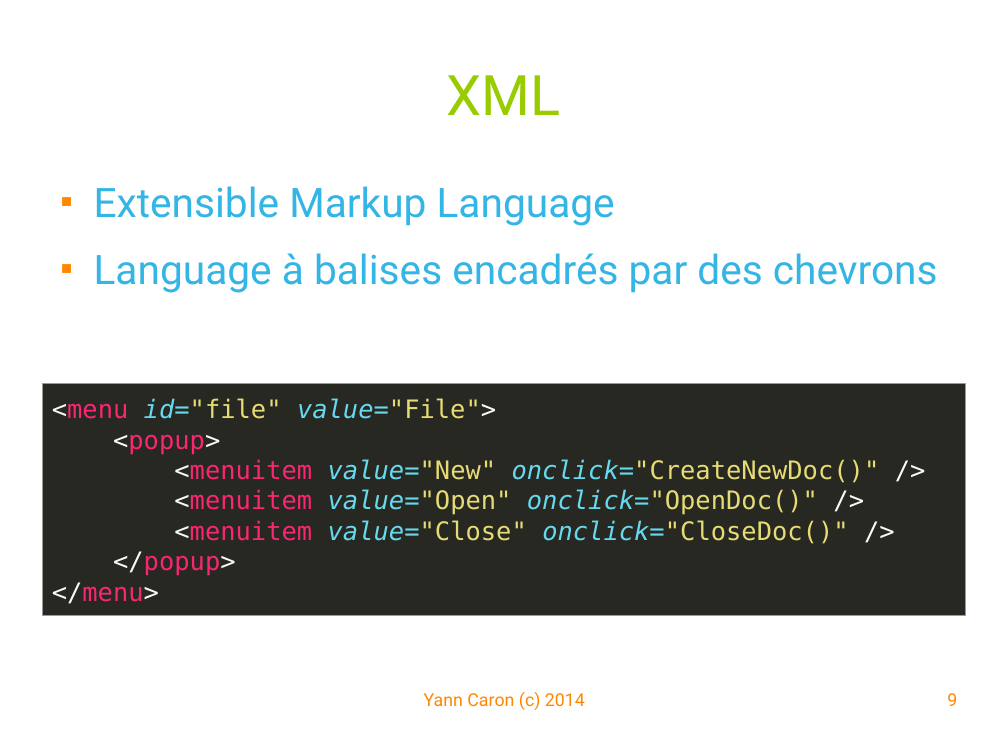
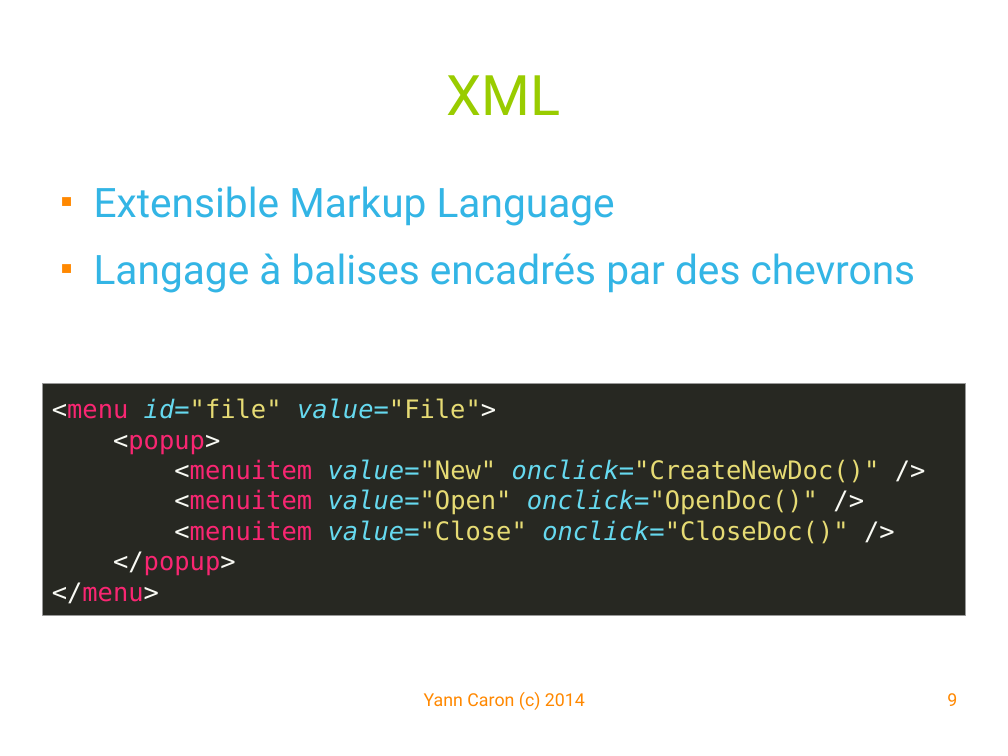
Before and after one commit to YannCaron/Android-ENSG, a slide deck: slide 9 of 09 - WebServices.odp. Drawn at 1008x756 pixels with LibreOffice and Linux fonts; fonts in the diff are those of the drawing; background and template pictures are left out. Boxes give left, top, right and bottom in pixels: in the first picture for what was removed or moved away, otherwise in the second. Text is boxed around its words. In the diff, an @@ line names an element or a change of style, - is before the commit and + after.

```diff
--- a/09 - WebServices.odp
+++ b/09 - WebServices.odp
@@ text at box(94, 253, 916, 293): text changed @@
-■ Language à balises encadrés par des chevrons
+■ Langage à balises encadrés par des chevrons
```
Also in this commit, not shown: 11 other slides changed, 12 slides added, 13 other files.
